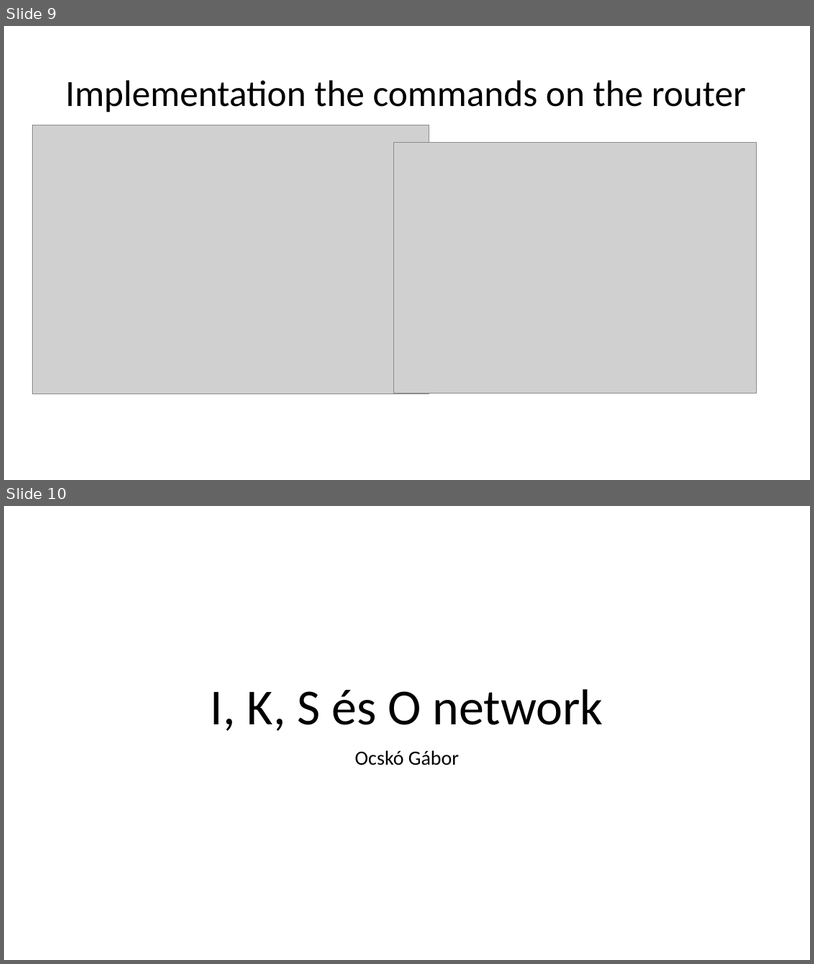
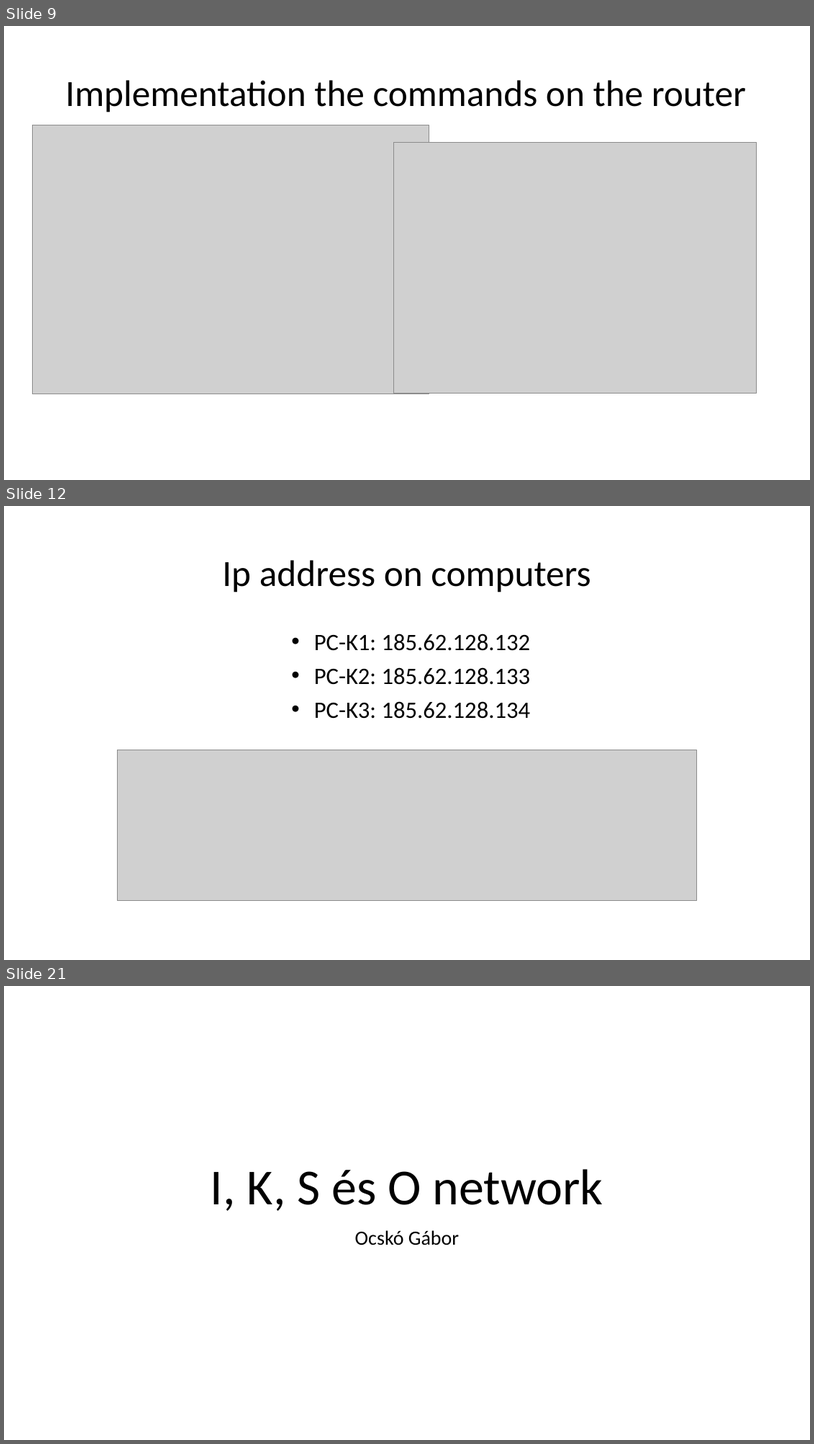
Before and after one commit to I-Izumi/School-project-network, a slide deck: Prezentációk/Projekt_English.pptx. Shown one above the other, each under a label of ours: slides 9 and 10 before the commit, slides 9, 12 and 21 after it; the slides between them are not shown. The pictures are 814x964 and 814x1444 pixels, drawn with LibreOffice and Linux fonts; fonts in the diff are those of the drawing; grey boxes stand for pictures. Boxes give left, top, right and bottom in pixels: in the first picture for what was removed or moved away, otherwise in the second. Text is boxed around its words. In the diff, an @@ line names an element or a change of style, - is before the commit and + after.

```diff
--- a/Prezentációk/Projekt_English.pptx
+++ b/Prezentációk/Projekt_English.pptx
@@ slide 12 added at [4, 506, 810, 960], background #FFFFFF @@
@@ title added at [222, 560, 591, 592], 44 pt, text #000000 @@
+Ip address on computers
@@ text added at [314, 633, 531, 718], 28 pt, text #000000 @@
+• PC-K1: 185.62.128.132
+• PC-K2: 185.62.128.133
+• PC-K3: 185.62.128.134
@@ picture added at [117, 750, 697, 900] @@
@@ what was slide 10 is now slide 21 @@
```
Also in this commit, not shown: 10 other slides added.
